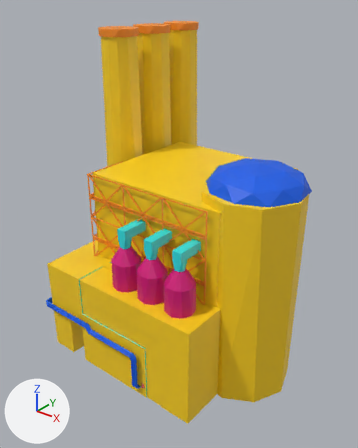
A saved change to the FBX model Assets/Models/Power_Plant_Exterior.fbx.
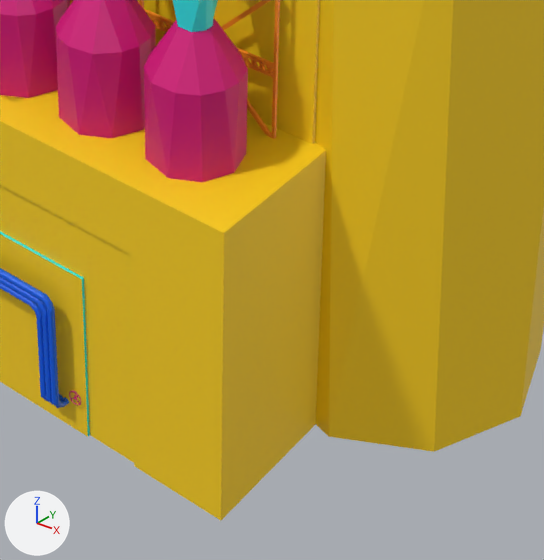
Each version appears first whole from a camera (50 mm lens) standing at (63.2, -10.8, 108.6) and looking at (0.5, 67.5, 60.1), and next in a close-up on the part from 33% to 80% of the width and 59% to 97% of the height. The lights are fixed; the arrows at lower left show +X, +Y and +Z. Where no turn or scale is listed for an object, it has been applied to the vertices.
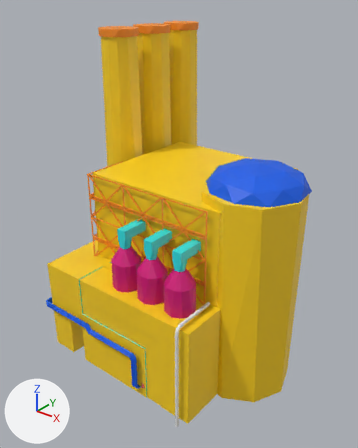
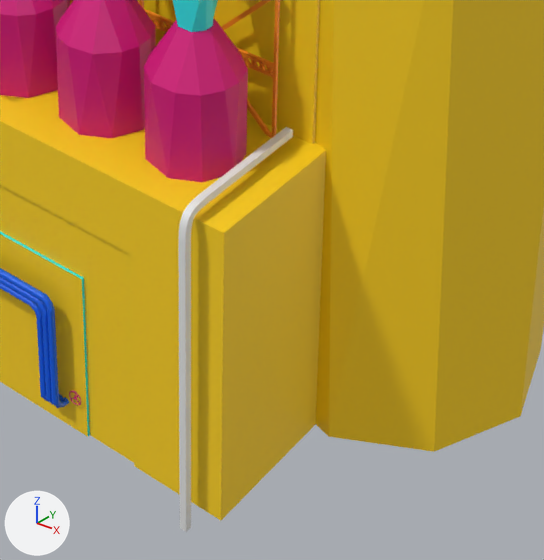
What differs and where, as boxes [x1, y1, x2, y2] in the close-ups (544 x 560 px):
'BezierCurve.001', added: after [178, 127, 293, 532]

Edits to the bpy script that builds the scene:
```text
Add me_beziercurve_003:
    me_beziercurve_003.from_pydata(...)  # 340 vertices, 338 faces; spans x -0.3..0.3, y -0.3..10.0, z -2.0..22.4
Add ob_beziercurve_001:
    ob_beziercurve_001 = bpy.data.objects.new('BezierCurve.001', me_beziercurve_003)
    ob_beziercurve_001.location = (18.0, 45.0, 31.0)
```
